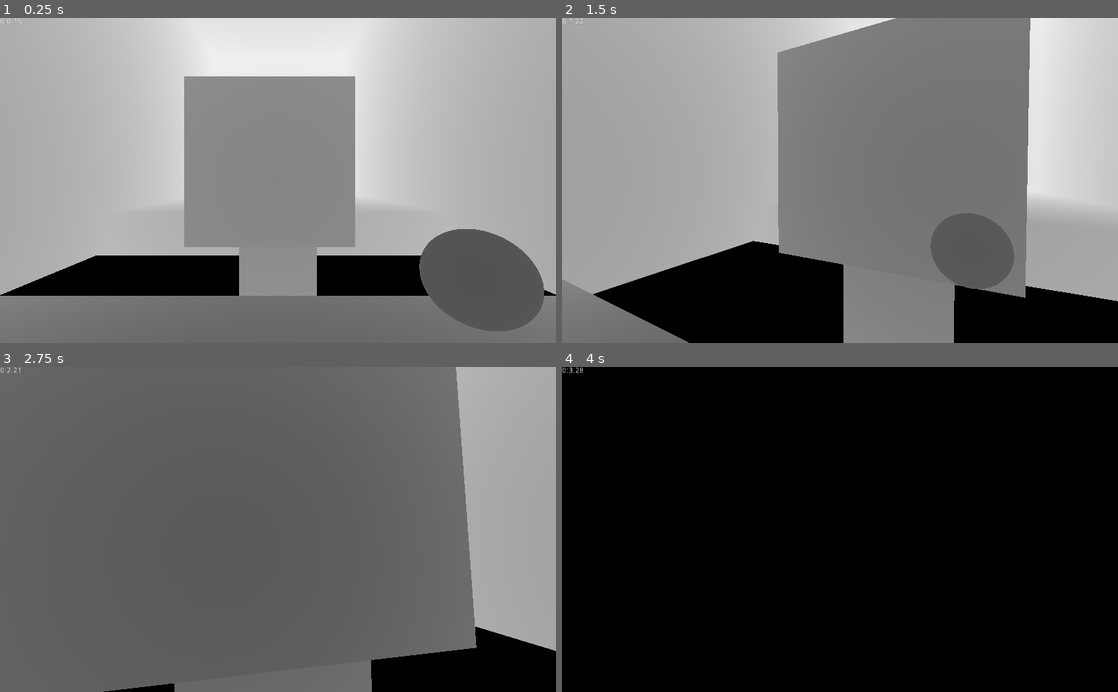
Above: before the commit, frames 1-4 (two rows, left to right).
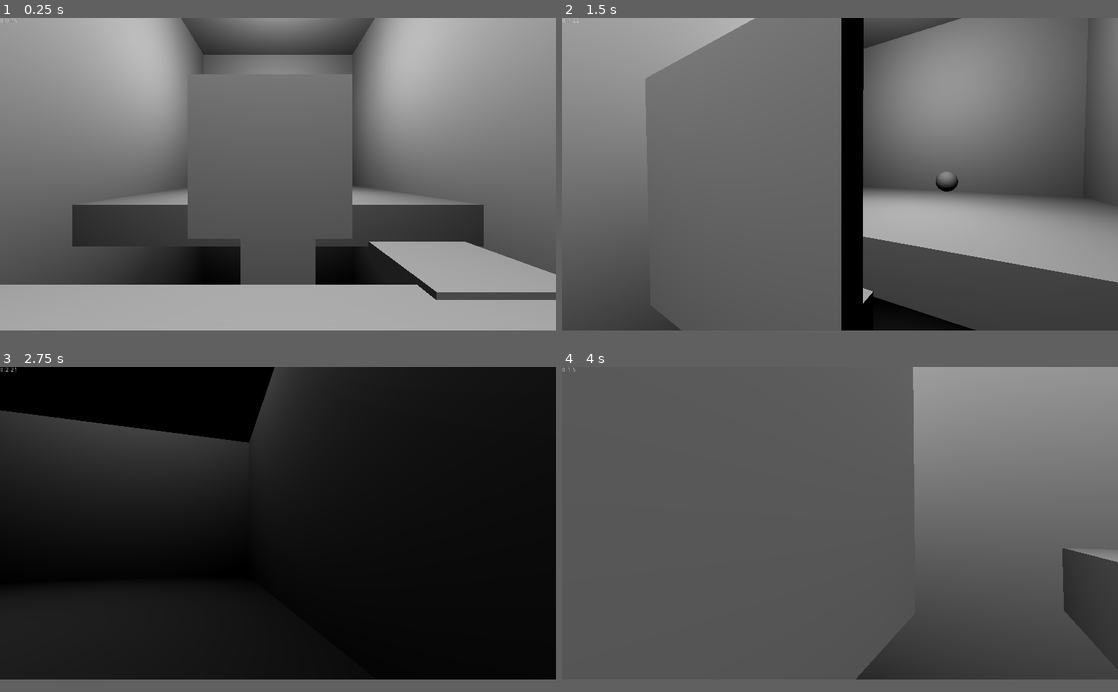
Above: after the commit, the same moments.

Repository: 4k437/dpg
Game: Godot game, scene res://World.tscn
The game is run twice, just before and just after one commit, with the same random seed, the same clock (stepped at 60 frames per second) and the same inputs.
Inputs (mouse positions are in pixels of both pictures, inside the frame that each line leads up to):
- Up to frame 1 (0.25 s): no input
- Up to frame 2 (1.5 s): move the mouse to (867, 180) at 0.52 s; hold W (move_up) from 0.53 s (still down); right-click (867, 180) at 0.6 s; tap Space (move_jump) at 0.77, 0.8, 1.07, 1.35 s; move the mouse to (812, 180) at 1.27 s
- Up to frame 3 (2.75 s): keep holding W (move_up); tap Space (move_jump) at 1.52, 1.82, 2.3 s; right-click (250, 529) at 1.55 s; move the mouse to (289, 523) at 2.02 s; right-click (289, 523) at 2.1 s
- Up to frame 4 (4 s): keep holding W (move_up); move the mouse to (834, 536) at 2.77 s; right-click (834, 536) at 2.85 s; tap Space (move_jump) at 3.02, 3.32, 3.6, 3.77 s; move the mouse to (878, 532) at 3.52 s
In our replay, the window is 800x468 before the commit and 800x450 after it. These sizes can differ from the game's own. Grey fills any space a smaller window leaves; there, only what the larger window draws over its background counts as a difference.

The runs differ from the first frame. In frame 1, 82% of the frame differs, in the area x 0-100%, y 0-97%; in frame 2, 71%; in frame 3, 95%; in frame 4, 96%.

Commit message:
graphics, platform, deathwall

Diff:
--- a/World.tscn
+++ b/World.tscn
@@ -1,15 +1,17 @@
-[gd_scene load_steps=12 format=2]
+[gd_scene load_steps=19 format=2]
 
 [ext_resource path="res://entities/player.tscn" type="PackedScene" id=1]
 [ext_resource path="res://entities/exit.tscn" type="PackedScene" id=2]
-[ext_resource path="res://entities/sphere.tscn" type="PackedScene" id=3]
-[ext_resource path="res://entities/catcher.tscn" type="PackedScene" id=4]
+[ext_resource path="res://entities/platform.tscn" type="PackedScene" id=3]
+[ext_resource path="res://rewinder_texture.tres" type="Material" id=4]
 [ext_resource path="res://entities/door.tscn" type="PackedScene" id=5]
 [ext_resource path="res://entities/switch.tscn" type="PackedScene" id=6]
+[ext_resource path="res://texture.tres" type="Material" id=7]
+[ext_resource path="res://entities/rewinder.tscn" type="PackedScene" id=8]
+[ext_resource path="res://levels/Level.tscn" type="PackedScene" id=9]
 
 [sub_resource type="Environment" id=1]
 background_mode = 1
-fog_enabled = true
 fog_color = Color( 1, 1, 1, 1 )
 fog_sun_color = Color( 0, 0, 0, 1 )
 fog_depth_begin = 0.0
@@ -24,8 +26,21 @@
 extents = Vector3( 10, 1, 10 )
 
 [sub_resource type="CubeMesh" id=4]
+resource_local_to_scene = true
+flip_faces = true
+size = Vector3( 20, 2, 20 )
 
-[sub_resource type="BoxShape" id=5]
+[sub_resource type="ConcavePolygonShape" id=5]
+data = PoolVector3Array( 10, 1, 10, -10, 1, 10, -10, -1, 10, 10, -1, 10, 10, 1, 10, -10, -1, 10, -10, 1, -10, 10, 1, -10, 10, -1, -10, -10, -1, -10, -10, 1, -10, 10, -1, -10, 10, 1, -10, 10, 1, 10, 10, -1, 10, 10, -1, -10, 10, 1, -10, 10, -1, 10, -10, 1, 10, -10, 1, -10, -10, -1, -10, -10, -1, 10, -10, 1, 10, -10, -1, -10, -10, 1, 10, 10, 1, 10, 10, 1, -10, -10, 1, -10, -10, 1, 10, 10, 1, -10, 10, -1, 10, -10, -1, 10, -10, -1, -10, 10, -1, -10, 10, -1, 10, -10, -1, -10 )
+
+[sub_resource type="CubeMesh" id=6]
+
+[sub_resource type="BoxShape" id=7]
+
+[sub_resource type="BoxShape" id=8]
+extents = Vector3( 10.4562, 1, 24.2961 )
+
+[sub_resource type="CubeMesh" id=14]
 
 [node name="World" type="Spatial"]
 
@@ -34,8 +49,10 @@
 
 [node name="player" parent="." instance=ExtResource( 1 )]
 
-[node name="sphere" parent="." instance=ExtResource( 3 )]
-transform = Transform( -1, 0, -8.74228e-08, 0, 1, 0, 8.74228e-08, 0, -1, 1.05289, 0.975554, 0 )
+[node name="platform" parent="." instance=ExtResource( 3 )]
+transform = Transform( 1, 0, 0, 0, 1, 0, 0, 0, 1, 2.8884, -0.112105, -3.95948 )
+point2 = Vector3( 0, 0, 50 )
+move_speed = 1.0
 
 [node name="static_body" type="StaticBody" parent="."]
 transform = Transform( 1, 0, 0, 0, 1, 0, 0, 0, 1, 0, -1.01065, 6.97491 )
@@ -45,23 +62,25 @@
 
 [node name="mesh_instance" type="MeshInstance" parent="static_body"]
 mesh = SubResource( 2 )
-material/0 = null
+material/0 = ExtResource( 7 )
 
 [node name="collision_shape" type="CollisionShape" parent="static_body"]
 shape = SubResource( 3 )
 
-[node name="static_body11" type="StaticBody" parent="."]
-transform = Transform( 1, 0, 0, 0, 1, 0, 0, 0, 1, 0, -1.0678, 6.97491 )
+[node name="static_body3" type="StaticBody" parent="."]
+transform = Transform( 1, 0, 0, 0, 1, 0, 0, 0, 1, 1.90735e-06, 6.31739, -6.70642 )
 __meta__ = {
 "_edit_group_": true
 }
 
-[node name="mesh_instance" type="MeshInstance" parent="static_body11"]
-mesh = SubResource( 2 )
-material/0 = null
+[node name="mesh_instance" type="MeshInstance" parent="static_body3"]
+transform = Transform( 1, 0, 0, 0, 16.7961, 0, 0, 0, 2.33351, 0, -5.52169, 0 )
+mesh = SubResource( 4 )
+material/0 = ExtResource( 7 )
 
-[node name="collision_shape" type="CollisionShape" parent="static_body11"]
-shape = SubResource( 3 )
+[node name="collision_shape2" type="CollisionShape" parent="static_body3"]
+transform = Transform( 1, 0, 0, 0, 16.7961, 0, 0, 0, 2.33351, 0, -5.52169, 0 )
+shape = SubResource( 5 )
 
 [node name="static_body12" type="StaticBody" parent="."]
 transform = Transform( 1, 0, 0, 0, 1, 0, 0, 0, 1, 0, -1.01065, -20.8556 )
@@ -71,113 +90,9 @@
 
 [node name="mesh_instance" type="MeshInstance" parent="static_body12"]
 mesh = SubResource( 2 )
-material/0 = null
+material/0 = ExtResource( 7 )
 
 [node name="collision_shape" type="CollisionShape" parent="static_body12"]
-shape = SubResource( 3 )
-
-[node name="static_body7" type="StaticBody" parent="."]
-transform = Transform( 1, 0, 0, 0, 1, 0, 0, 0, 1, 0, 17.1755, -1.0706 )
-__meta__ = {
-"_edit_group_": true
-}
-
-[node name="mesh_instance" type="MeshInstance" parent="static_body7"]
-mesh = SubResource( 2 )
-material/0 = null
-
-[node name="collision_shape" type="CollisionShape" parent="static_body7"]
-shape = SubResource( 3 )
-
-[node name="static_body10" type="StaticBody" parent="."]
-transform = Transform( 1, 0, 0, 0, 1, 0, 0, 0, 1, 0, 17.1755, -18.9297 )
-__meta__ = {
-"_edit_group_": true
-}
-
-[node name="mesh_instance" type="MeshInstance" parent="static_body10"]
-mesh = SubResource( 2 )
-material/0 = null
-
-[node name="collision_shape" type="CollisionShape" parent="static_body10"]
-shape = SubResource( 3 )
-
-[node name="static_body3" type="StaticBody" parent="."]
-transform = Transform( -4.37114e-08, -1, 0, 1, -4.37114e-08, 0, 0, 0, 1, 8.94133, 8.22741, -1.0706 )
-__meta__ = {
-"_edit_group_": true
-}
-
-[node name="mesh_instance" type="MeshInstance" parent="static_body3"]
-mesh = SubResource( 2 )
-material/0 = null
-
-[node name="collision_shape" type="CollisionShape" parent="static_body3"]
-shape = SubResource( 3 )
-
-[node name="static_body9" type="StaticBody" parent="."]
-transform = Transform( -4.37114e-08, -1, 0, 1, -4.37114e-08, 0, 0, 0, 1, 8.94133, 8.22741, -19.554 )
-__meta__ = {
-"_edit_group_": true
-}
-
-[node name="mesh_instance" type="MeshInstance" parent="static_body9"]
-mesh = SubResource( 2 )
-material/0 = null
-
-[node name="collision_shape" type="CollisionShape" parent="static_body9"]
-shape = SubResource( 3 )
-
-[node name="static_body4" type="StaticBody" parent="."]
-transform = Transform( -4.37114e-08, -1, 0, 1, -4.37114e-08, 0, 0, 0, 1, -8.90692, 8.22741, -1.0706 )
-__meta__ = {
-"_edit_group_": true
-}
-
-[node name="mesh_instance" type="MeshInstance" parent="static_body4"]
-mesh = SubResource( 2 )
-material/0 = null
-
-[node name="collision_shape" type="CollisionShape" parent="static_body4"]
-shape = SubResource( 3 )
-
-[node name="static_body8" type="StaticBody" parent="."]
-transform = Transform( -4.37114e-08, -1, 0, 1, -4.37114e-08, 0, 0, 0, 1, -8.90692, 8.22741, -20.6217 )
-__meta__ = {
-"_edit_group_": true
-}
-
-[node name="mesh_instance" type="MeshInstance" parent="static_body8"]
-mesh = SubResource( 2 )
-material/0 = null
-
-[node name="collision_shape" type="CollisionShape" parent="static_body8"]
-shape = SubResource( 3 )
-
-[node name="static_body5" type="StaticBody" parent="."]
-transform = Transform( 1.91069e-15, 4.37114e-08, -1, 1, -4.37114e-08, 0, -4.37114e-08, -1, -4.37114e-08, -0.148677, 8.22741, -28.972 )
-__meta__ = {
-"_edit_group_": true
-}
-
-[node name="mesh_instance" type="MeshInstance" parent="static_body5"]
-mesh = SubResource( 2 )
-material/0 = null
-
-[node name="collision_shape" type="CollisionShape" parent="static_body5"]
-shape = SubResource( 3 )
-
-[node name="static_body6" type="StaticBody" parent="."]
-transform = Transform( 1.91069e-15, 4.37114e-08, -1, 1, -4.37114e-08, 0, -4.37114e-08, -1, -4.37114e-08, -0.148677, 8.22741, 7.87589 )
-__meta__ = {
-"_edit_group_": true
-}
-
-[node name="mesh_instance" type="MeshInstance" parent="static_body6"]
-mesh = SubResource( 2 )
-material/0 = null
-
-[node name="collision_shape" type="CollisionShape" parent="static_body6"]
 shape = SubResource( 3 )
 
 [node name="static_body2" type="StaticBody" parent="."]
@@ -187,21 +102,38 @@
 }
 
 [node name="mesh_instance2" type="MeshInstance" parent="static_body2"]
-mesh = SubResource( 4 )
-material/0 = null
+mesh = SubResource( 6 )
+material/0 = ExtResource( 7 )
 
 [node name="collision_shape" type="CollisionShape" parent="static_body2"]
-shape = SubResource( 5 )
+shape = SubResource( 7 )
 
 [node name="exit" parent="." instance=ExtResource( 2 )]
 transform = Transform( 1, 0, 0, 0, 1, 0, 0, 0, 1, 0, 1.05179, -28.2058 )
-
-[node name="catcher" parent="." instance=ExtResource( 4 )]
-transform = Transform( 1, 0, 0, 0, -4.37114e-08, 1, 0, -1, -4.37114e-08, -0.241392, 0.873618, 7.2726 )
+next_scene = ExtResource( 9 )
 
 [node name="switch" parent="." instance=ExtResource( 6 )]
 transform = Transform( 1, 0, 0, 0, 1, 0, 0, 0, 1, 5.78928, 1.28435, 0 )
 
 [node name="door" parent="." instance=ExtResource( 5 )]
 transform = Transform( 1, 0, 0, 0, 1, 0, 0, 0, 1, -0.197086, -0.07451, -5.63021 )
-activators = [ NodePath("../catcher") ]
+activators = [ NodePath("../switch") ]
+
+[node name="omni_light" type="OmniLight" parent="."]
+transform = Transform( 1, 0, 0, 0, 1, 0, 0, 0, 1, 0, 11.236, 4.42763 )
+omni_range = 29.0415
+
+[node name="omni_light2" type="OmniLight" parent="."]
+transform = Transform( 1, 0, 0, 0, 1, 0, 0, 0, 1, 0, 11.236, -17.9335 )
+omni_range = 29.0415
+
+[node name="rewinder" parent="." instance=ExtResource( 8 )]
+transform = Transform( 1, 0, 0, 0, 1, 0, 0, 0, 1, 0, -15.2585, -6.53684 )
+
+[node name="collision_shape" type="CollisionShape" parent="rewinder"]
+shape = SubResource( 8 )
+
+[node name="mesh_instance2" type="MeshInstance" parent="rewinder"]
+transform = Transform( 10.9747, 0, 0, 0, 1.01228, 0, 0, 0, 25.41, 0, 0, 0 )
+mesh = SubResource( 14 )
+material/0 = ExtResource( 4 )
--- a/entities/catcher.tscn
+++ b/entities/catcher.tscn
@@ -1,6 +1,7 @@
-[gd_scene load_steps=4 format=2]
+[gd_scene load_steps=5 format=2]
 
 [ext_resource path="res://entities/catcher.gd" type="Script" id=1]
+[ext_resource path="res://texture.tres" type="Material" id=2]
 
 [sub_resource type="SphereShape" id=1]
 
@@ -20,4 +21,4 @@
 
 [node name="mesh_instance" type="MeshInstance" parent="."]
 mesh = SubResource( 2 )
-material/0 = null
+material/0 = ExtResource( 2 )
--- a/entities/door.tscn
+++ b/entities/door.tscn
@@ -1,6 +1,7 @@
-[gd_scene load_steps=4 format=2]
+[gd_scene load_steps=5 format=2]
 
 [ext_resource path="res://entities/door.gd" type="Script" id=1]
+[ext_resource path="res://texture.tres" type="Material" id=2]
 
 [sub_resource type="BoxShape" id=1]
 extents = Vector3( 2, 2, 0.2 )
@@ -21,4 +22,4 @@
 [node name="mesh_instance" type="MeshInstance" parent="."]
 transform = Transform( 1, 0, 0, 0, 1, 0, 0, 0, 1, 0, 2, 0 )
 mesh = SubResource( 2 )
-material/0 = null
+material/0 = ExtResource( 2 )
--- a/entities/exit.gd
+++ b/entities/exit.gd
@@ -7,6 +7,8 @@
 
 func body_entered(body):
 	if (Timekeeper.is_recording):
-		print(Timekeeper.current_time)
+		print(Timekeeper.ticks_to_time())
 		if (next_scene):
 			get_tree().change_scene_to(next_scene)
+			Timekeeper.tickinfo.clear()
+			Timekeeper.current_time = 0
--- a/entities/exit.tscn
+++ b/entities/exit.tscn
@@ -6,14 +6,37 @@
 
 [sub_resource type="SphereMesh" id=2]
 
+[sub_resource type="Shader" id=3]
+code = "shader_type spatial;
+render_mode unshaded, blend_mix, cull_front;
+
+void fragment() {
+	float fresnel = abs(dot(VIEW, NORMAL));
+	fresnel = clamp(fresnel, 0, 1);
+	fresnel = pow(fresnel, 3);
+
+	float color = mod(UV.y + TIME * 0.25, 0.1) * 10f;
+
+	ALBEDO = vec3(color);
+}
+
+//void vertex()
+//{
+//	MODELVIEW_MATRIX = INV_CAMERA_MATRIX * mat4(CAMERA_MATRIX[0],CAMERA_MATRIX[1],CAMERA_MATRIX[2],WORLD_MATRIX[3]);
+//}"
+
+[sub_resource type="ShaderMaterial" id=6]
+shader = SubResource( 3 )
+
 [node name="exit" type="Area"]
 collision_layer = 0
 collision_mask = 2
 script = ExtResource( 1 )
 
 [node name="coll_shape" type="CollisionShape" parent="."]
+visible = false
 shape = SubResource( 1 )
 
 [node name="mesh_instance" type="MeshInstance" parent="."]
 mesh = SubResource( 2 )
-material/0 = null
+material/0 = SubResource( 6 )
--- /dev/null
+++ b/entities/platform.gd
@@ -0,0 +1,20 @@
+extends KinematicBody
+
+var point1:Vector3
+export var point2:Vector3
+
+export var move_speed = 1.0
+
+func _ready() -> void:
+	point1 = transform.origin
+	point2 += point1
+
+func _physics_process(delta: float) -> void:
+	var distance = point1.distance_to(point2)
+	transform.origin = point1.linear_interpolate(
+		point2,
+		triangle_wave(Timekeeper.current_time as float / distance / 100 * move_speed)
+	)
+
+func triangle_wave(time:float) -> float:
+	return (2/PI) * asin(abs(sin(PI*time)))
--- /dev/null
+++ b/entities/platform.tscn
@@ -0,0 +1,22 @@
+[gd_scene load_steps=4 format=2]
+
+[ext_resource path="res://entities/platform.gd" type="Script" id=1]
+
+[sub_resource type="BoxShape" id=1]
+extents = Vector3( 1, 0.2, 1 )
+
+[sub_resource type="CubeMesh" id=2]
+
+[node name="platform" type="KinematicBody"]
+collision_mask = 0
+script = ExtResource( 1 )
+point2 = Vector3( 0, 0, 5 )
+move_speed = 0.2
+
+[node name="collision_shape" type="CollisionShape" parent="."]
+shape = SubResource( 1 )
+
+[node name="mesh_instance" type="MeshInstance" parent="."]
+transform = Transform( 1, 0, 0, 0, 0.2, 0, 0, 0, 1, 0, 0, 0 )
+mesh = SubResource( 2 )
+material/0 = null
--- a/player.gd
+++ b/entities/player.gd
@@ -8,11 +8,18 @@
 export var acceleration = 0.1
 export var friction = 0.1
 export var air_friction = 0.01
+
 export var gravity = 20.0
 var current_gravity = 0.0
+
 export var jump_force = 5.0
+export var coyote_time = 15
+var current_coyote_time = 0
+var is_grounded = false
 
-var is_grounded = false
+export var boost_force = 10.0
+var has_boost = false
+
 
 func _ready() -> void:
 	Timekeeper.connect("tick", self, "tick")
@@ -30,13 +37,7 @@
 	if (Timekeeper.is_recording):
 		movement(delta)
 	else:
-		var info = Timekeeper.retrieve_information(self)
-		global_transform.origin = info[0]
-		rotation = info[1]
-		camera.rotation = info[2]
-		velocity = info[3]
-		current_gravity = info[4]
-		is_grounded = info[5]
+		retrieve_info()
 
 func movement(delta):
 	var move_input = Vector2(
@@ -60,9 +61,21 @@
 
 	is_grounded = is_on_floor()
 	if (is_grounded):
+		has_boost = true
+		current_coyote_time = coyote_time
 		current_gravity = 0
-		if (Input.is_action_just_pressed("move_jump")):
-			current_gravity = jump_force
+	else:
+		current_coyote_time -= 1
+
+	if (Input.is_action_just_pressed("move_jump")):
+		if (current_coyote_time > 0):
+				current_gravity = jump_force
+				velocity += get_floor_velocity()
+				current_coyote_time = 0
+		elif (has_boost):
+				velocity = -transform.basis.z * boost_force
+				current_gravity = jump_force/2
+				has_boost = false
 
 func tick():
 	var info = [
@@ -71,6 +84,19 @@
 		camera.rotation,
 		velocity,
 		current_gravity,
-		is_grounded
+		is_grounded,
+		has_boost,
+		current_coyote_time
 	]
 	Timekeeper.store_information(info, self)
+
+func retrieve_info():
+	var info = Timekeeper.retrieve_information(self)
+	global_transform.origin = info[0]
+	rotation = info[1]
+	camera.rotation = info[2]
+	velocity = info[3]
+	current_gravity = info[4]
+	is_grounded = info[5]
+	has_boost = info[6]
+	current_coyote_time = info[7]
--- a/entities/player.tscn
+++ b/entities/player.tscn
@@ -1,6 +1,6 @@
 [gd_scene load_steps=5 format=2]
 
-[ext_resource path="res://player.gd" type="Script" id=1]
+[ext_resource path="res://entities/player.gd" type="Script" id=1]
 [ext_resource path="res://ui/current_time.gd" type="Script" id=2]
 
 [sub_resource type="CapsuleShape" id=1]
--- /dev/null
+++ b/entities/rewinder.gd
@@ -0,0 +1,7 @@
+extends Area
+
+func _ready() -> void:
+	connect("body_entered", self, "body_entered")
+
+func body_entered(body):
+	Timekeeper.full_rewind()
--- /dev/null
+++ b/entities/rewinder.tscn
@@ -0,0 +1,8 @@
+[gd_scene load_steps=2 format=2]
+
+[ext_resource path="res://entities/rewinder.gd" type="Script" id=1]
+
+[node name="rewinder" type="Area"]
+collision_layer = 2
+collision_mask = 2
+script = ExtResource( 1 )
--- a/entities/sphere.tscn
+++ b/entities/sphere.tscn
@@ -8,6 +8,18 @@
 [sub_resource type="SphereMesh" id=2]
 radius = 0.25
 height = 0.5
+
+[sub_resource type="Shader" id=3]
+code = "shader_type spatial;
+render_mode unshaded;
+
+void fragment() {
+	float fresnel = dot(VIEW, NORMAL);
+	ALBEDO = vec3(fresnel) * mat3(CAMERA_MATRIX);
+}"
+
+[sub_resource type="ShaderMaterial" id=4]
+shader = SubResource( 3 )
 
 [node name="sphere" type="KinematicBody"]
 collision_layer = 4
@@ -19,4 +31,4 @@
 
 [node name="mesh_instance" type="MeshInstance" parent="."]
 mesh = SubResource( 2 )
-material/0 = null
+material/0 = SubResource( 4 )
--- a/entities/switch.gd
+++ b/entities/switch.gd
@@ -12,11 +12,16 @@
 	if (activated):return
 	if (Timekeeper.is_recording):
 		activated = true
+		$mesh_instance.scale = Vector3(0.25, 0.25, 0.25)
 		emit_signal("activated")
 
 func _physics_process(_delta: float) -> void:
 	if (!Timekeeper.is_recording):
 		activated = Timekeeper.retrieve_information(self)
+		if (activated):
+			$mesh_instance.scale = Vector3(0.25, 0.25, 0.25)
+		else:
+			$mesh_instance.scale = Vector3.ONE
 
 func tick():
 	Timekeeper.store_information(activated, self)
--- a/entities/switch.tscn
+++ b/entities/switch.tscn
@@ -1,10 +1,21 @@
-[gd_scene load_steps=4 format=2]
+[gd_scene load_steps=6 format=2]
 
 [ext_resource path="res://entities/switch.gd" type="Script" id=1]
 
 [sub_resource type="SphereShape" id=1]
 
 [sub_resource type="SphereMesh" id=2]
+
+[sub_resource type="Shader" id=3]
+code = "shader_type spatial;
+render_mode unshaded;
+
+void fragment() {
+	ALBEDO = vec3(1f) * mat3(INV_CAMERA_MATRIX);
+}"
+
+[sub_resource type="ShaderMaterial" id=4]
+shader = SubResource( 3 )
 
 [node name="switch" type="Area"]
 collision_layer = 0
@@ -16,4 +27,4 @@
 
 [node name="mesh_instance" type="MeshInstance" parent="."]
 mesh = SubResource( 2 )
-material/0 = null
+material/0 = SubResource( 4 )
--- /dev/null
+++ b/levels/Level.tscn
@@ -0,0 +1,79 @@
+[gd_scene load_steps=12 format=2]
+
+[ext_resource path="res://entities/player.tscn" type="PackedScene" id=1]
+[ext_resource path="res://texture.tres" type="Material" id=2]
+[ext_resource path="res://entities/platform.tscn" type="PackedScene" id=3]
+[ext_resource path="res://entities/rewinder.tscn" type="PackedScene" id=4]
+[ext_resource path="res://rewinder_texture.tres" type="Material" id=5]
+
+[sub_resource type="Environment" id=1]
+background_mode = 1
+
+[sub_resource type="CubeMesh" id=2]
+flip_faces = true
+size = Vector3( 10, 20, 40 )
+
+[sub_resource type="BoxShape" id=3]
+extents = Vector3( 5.09229, 1, 4.81051 )
+
+[sub_resource type="CubeMesh" id=4]
+
+[sub_resource type="BoxShape" id=5]
+extents = Vector3( 5.86235, 10.6034, 0.695823 )
+
+[sub_resource type="CubeMesh" id=6]
+
+[node name="Level" type="Spatial"]
+
+[node name="world_environment" type="WorldEnvironment" parent="."]
+environment = SubResource( 1 )
+
+[node name="mesh_instance" type="MeshInstance" parent="."]
+transform = Transform( 1, 0, 0, 0, 1, 0, 0, 0, 1, 0, 0, -18 )
+mesh = SubResource( 2 )
+material/0 = ExtResource( 2 )
+
+[node name="omni_light" type="OmniLight" parent="."]
+transform = Transform( 1, 0, 0, 0, 1, 0, 0, 0, 1, 0, 7.45598, -8.92297 )
+omni_range = 40.5
+
+[node name="player" parent="." instance=ExtResource( 1 )]
+
+[node name="static_body" type="StaticBody" parent="."]
+transform = Transform( 1, 0, 0, 0, 1, 0, 0, 0, 1, 0, -1, -3 )
+
+[node name="collision_shape" type="CollisionShape" parent="static_body"]
+shape = SubResource( 3 )
+
+[node name="mesh_instance" type="MeshInstance" parent="static_body"]
+transform = Transform( 5.02533, 0, 0, 0, 1, 0, 0, 0, 4.75114, 0, 0, 0 )
+mesh = SubResource( 4 )
+material/0 = ExtResource( 2 )
+
+[node name="static_body2" type="StaticBody" parent="."]
+transform = Transform( 1, 0, 0, 0, 1, 0, 0, 0, 1, 0, -1.04837, -21.1818 )
+
+[node name="collision_shape" type="CollisionShape" parent="static_body2"]
+shape = SubResource( 3 )
+
+[node name="mesh_instance" type="MeshInstance" parent="static_body2"]
+transform = Transform( 5.02533, 0, 0, 0, 1, 0, 0, 0, 4.75114, 0, 0, 0 )
+mesh = SubResource( 4 )
+material/0 = ExtResource( 2 )
+
+[node name="platform" parent="." instance=ExtResource( 3 )]
+transform = Transform( 1, 0, 0, 0, 1, 0, 0, 0, 1, 0, 0, 9.22915 )
+point2 = Vector3( 0, 0, -100 )
+move_speed = 1.0
+
+[node name="rewinder" parent="platform" instance=ExtResource( 4 )]
+transform = Transform( 1, 0, 0, 0, 1, 0, 0, 0, 1, 0, 0, -1.51333 )
+
+[node name="collision_shape" type="CollisionShape" parent="platform/rewinder"]
+shape = SubResource( 5 )
+
+[node name="mesh_instance" type="MeshInstance" parent="platform/rewinder"]
+transform = Transform( 5.83747, 0, 0, 0, 10.4583, 0, 0, 0, 1.01662, 0, 0, 0 )
+material_override = ExtResource( 5 )
+mesh = SubResource( 6 )
+material/0 = null
--- a/project.godot
+++ b/project.godot
@@ -24,6 +24,8 @@
 
 [display]
 
+window/size/width=1280
+window/size/height=720
 window/stretch/mode="2d"
 window/stretch/aspect="keep_height"
 
@@ -111,6 +113,11 @@
 "events": [ Object(InputEventMouseButton,"resource_local_to_scene":false,"resource_name":"","device":0,"alt":false,"shi …(212 unchanged characters)…
  ]
 }
+restart={
+"deadzone": 0.5,
+"events": [ Object(InputEventKey,"resource_local_to_scene":false,"resource_name":"","device":0,"alt":false,"shift":false,"control":false,"meta":false,"command":false,"pressed":false,"scancode":82,"unicode":0,"echo":false,"script":null)
+ ]
+}
 
 [layer_names]
 
--- /dev/null
+++ b/rewinder_texture.tres
@@ -0,0 +1,58 @@
+[gd_resource type="ShaderMaterial" load_steps=4 format=2]
+
+[sub_resource type="Shader" id=15]
+code = "shader_type spatial;
+render_mode unshaded, world_vertex_coords;
+uniform sampler2D noise: hint_albedo;
+
+varying vec3 uv1_triplanar_pos;
+uniform float uv1_blend_sharpness;
+varying vec3 uv1_power_normal;
+uniform float uv1_scale : hint_range(0, 1) = 1f;
+uniform vec3 uv1_offset;
+
+void vertex() {
+	TANGENT = vec3(0.0,0.0,-1.0) * abs(NORMAL.x);
+	TANGENT+= vec3(1.0,0.0,0.0) * abs(NORMAL.y);
+	TANGENT+= vec3(1.0,0.0,0.0) * abs(NORMAL.z);
+	TANGENT = normalize(TANGENT);
+	BINORMAL = vec3(0.0,-1.0,0.0) * abs(NORMAL.x);
+	BINORMAL+= vec3(0.0,0.0,1.0) * abs(NORMAL.y);
+	BINORMAL+= vec3(0.0,-1.0,0.0) * abs(NORMAL.z);
+	BINORMAL = normalize(BINORMAL);
+	uv1_power_normal=pow(abs(NORMAL),vec3(uv1_blend_sharpness));
+	uv1_power_normal/=dot(uv1_power_normal,vec3(1.0));
+	uv1_triplanar_pos = VERTEX * uv1_scale + uv1_offset;
+	uv1_triplanar_pos *= vec3(1.0,-1.0, 1.0);
+}
+
+vec4 triplanar_texture(sampler2D p_sampler,vec3 p_weights,vec3 p_triplanar_pos) {
+	vec4 samp=vec4(0.0);
+	samp+= texture(p_sampler,p_triplanar_pos.xy) * p_weights.z;
+	samp+= texture(p_sampler,p_triplanar_pos.xz) * p_weights.y;
+	samp+= texture(p_sampler,p_triplanar_pos.zy * vec2(-1.0,1.0)) * p_weights.x;
+	return samp;
+}
+
+void fragment() {
+	vec4 albedo_tex = triplanar_texture(noise, uv1_power_normal, uv1_triplanar_pos + TIME * 0.01);
+	albedo_tex += triplanar_texture(noise, uv1_power_normal, uv1_triplanar_pos + vec3(-TIME, 0f, TIME * 3.14) * 0.01);
+	albedo_tex *= 0.5;
+
+//	ALBEDO = vec3(mod(albedo_tex.r, 0.05)*20f) * mat3(CAMERA_MATRIX);
+	ALBEDO = vec3((sin(albedo_tex.r * 10f) + 2f) * 0.25);
+}
+"
+
+[sub_resource type="OpenSimplexNoise" id=19]
+
+[sub_resource type="NoiseTexture" id=20]
+seamless = true
+noise = SubResource( 19 )
+
+[resource]
+shader = SubResource( 15 )
+shader_param/uv1_blend_sharpness = 1.0
+shader_param/uv1_scale = 0.01
+shader_param/uv1_offset = Vector3( 0, 0, 0 )
+shader_param/noise = SubResource( 20 )
--- /dev/null
+++ b/texture.tres
@@ -0,0 +1,6 @@
+[gd_resource type="ShaderMaterial" load_steps=2 format=2]
+
+[ext_resource path="res://world_normal.shader" type="Shader" id=1]
+
+[resource]
+shader = ExtResource( 1 )
--- a/timekeeper.gd
+++ b/timekeeper.gd
@@ -11,6 +11,8 @@
 		is_recording = false
 	if (Input.is_action_just_released("rewind")):
 		is_recording = true
+	if (Input.is_action_just_pressed("restart")):
+		full_rewind()
 
 func _physics_process(_delta: float) -> void:
 	if (is_recording):
@@ -27,3 +29,12 @@
 
 func retrieve_information(from:Node):
 	return tickinfo[current_time][from].info
+
+func ticks_to_time() -> String:
+	var seconds = (current_time / 60)
+	var minutes = (seconds / 60)
+	return str(minutes % 60) + ":" + str(seconds % 60) + "." + str(Timekeeper.current_time % 60)
+
+func full_rewind():
+	get_tree().reload_current_scene()
+	current_time = 0
--- a/ui/current_time.gd
+++ b/ui/current_time.gd
@@ -1,6 +1,4 @@
 extends Label
 
 func _physics_process(delta: float) -> void:
-	var seconds = (Timekeeper.current_time / 60)
-	var minutes = (seconds / 60)
-	text = str(minutes % 60) + ":" + str(seconds % 60) + "." + str(Timekeeper.current_time % 60)
+	text = Timekeeper.ticks_to_time()
--- /dev/null
+++ b/world_normal.shader
@@ -0,0 +1,9 @@
+shader_type spatial;
+render_mode specular_disabled, diffuse_lambert;
+
+void fragment() {
+	vec3 world_normal = vec3(1f) * mat3(CAMERA_MATRIX) * VIEW;
+	vec3 display_color = clamp((world_normal + 1f) / 2f, 0f, 1f);
+
+	ALBEDO = display_color;
+}
Not shown: 1 places in entities/exit.tscn that only renumber resources
Not shown: 1 places in entities/sphere.tscn that only renumber resources
